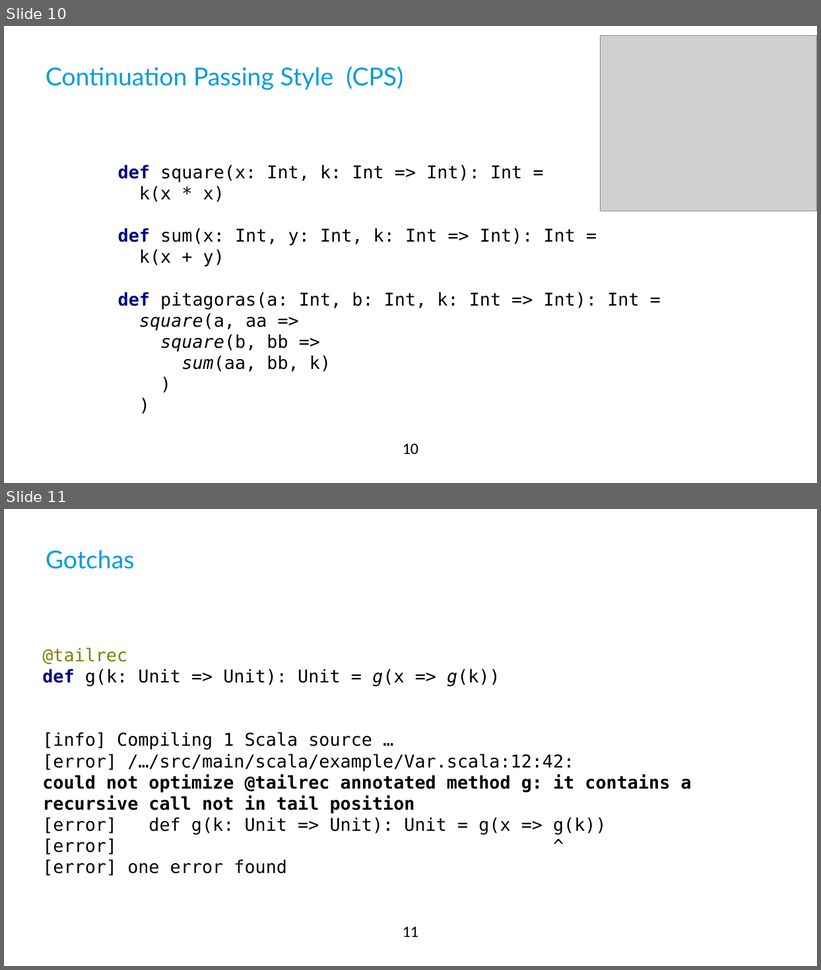
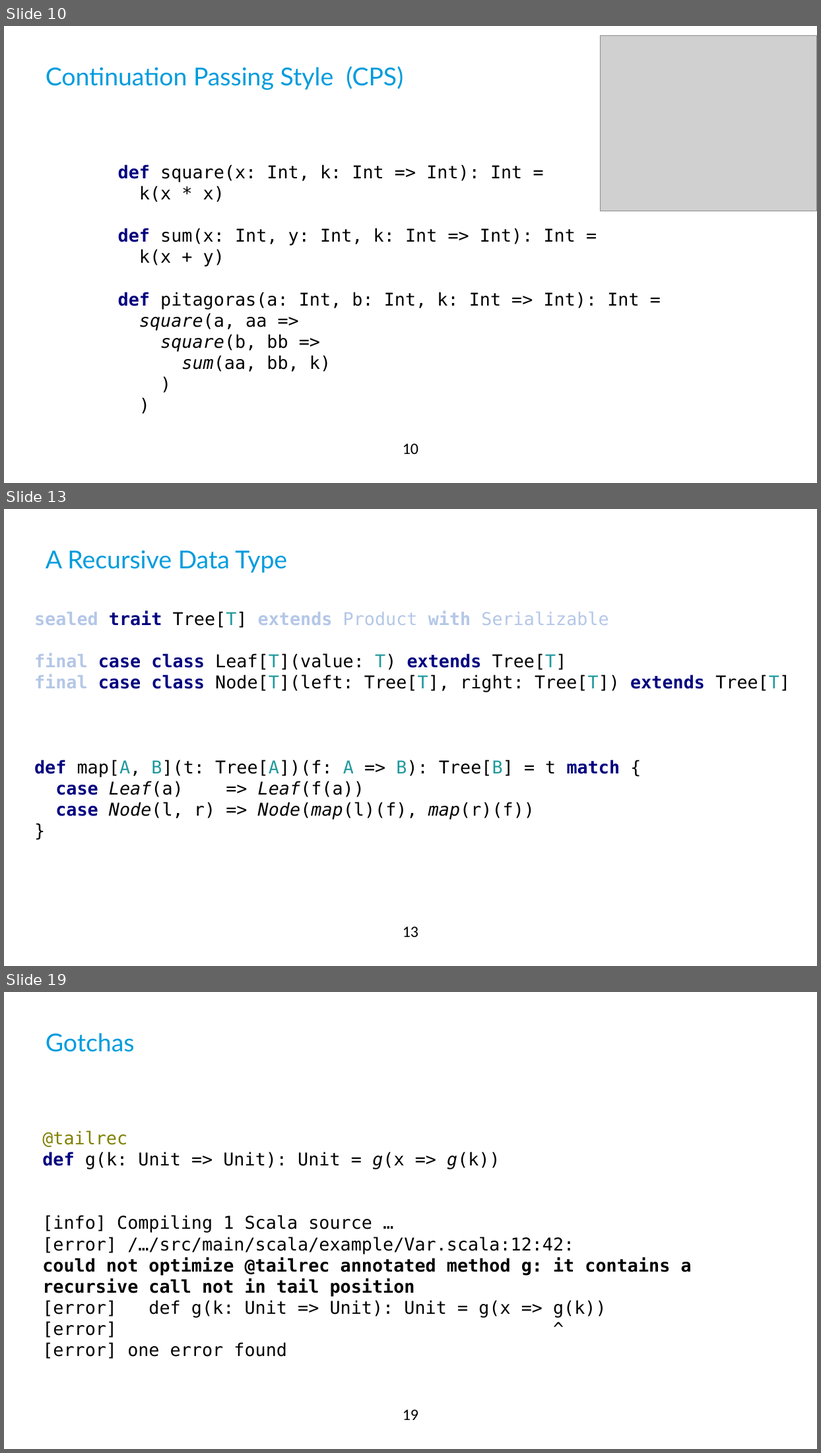
Before and after one commit to qqupp/continuations-playground, a slide deck: docs/diy-continuations.pptx. Shown one above the other, each under a label of ours: slides 10 and 11 before the commit, slides 10, 13 and 19 after it; the slides between them are not shown. The pictures are 821x970 and 821x1453 pixels, drawn with LibreOffice and Linux fonts; fonts in the diff are those of the drawing; grey boxes stand for pictures; background and template pictures are left out. Boxes give left, top, right and bottom in pixels: in the first picture for what was removed or moved away, otherwise in the second. Text is boxed around its words. In the diff, an @@ line names an element or a change of style, - is before the commit and + after.

```diff
--- a/docs/diy-continuations.pptx
+++ b/docs/diy-continuations.pptx
@@ slide 13 added at bbox=[4, 509, 817, 966], background #FFFFFF; not listed: 1 template element that a slide beside it also shows @@
@@ title added at bbox=[46, 550, 287, 573], 28 pt, text #009CDD @@
+A Recursive Data Type
@@ text added at bbox=[34, 611, 790, 819], 20 pt, text #000000 @@
+sealed trait Tree[T] extends Product with Serializable
+final case class Leaf[T](value: T) extends Tree[T]
+final case class Node[T](left: Tree[T], right: Tree[T]) extends Tree[T]
+def map[A, B](t: Tree[A])(f: A => B): Tree[B] = t match {
+case Leaf(a) => Leaf(f(a))
+case Node(l, r) => Node(map(l)(f), map(r)(f))
+}
@@ what was slide 11 is now slide 19 @@
@@ page number at bbox=[403, 1410, 418, 1420]: text changed @@
-11
+19
```
Also in this commit, not shown: 5 slides changed, 7 other slides added, 3 other files.
